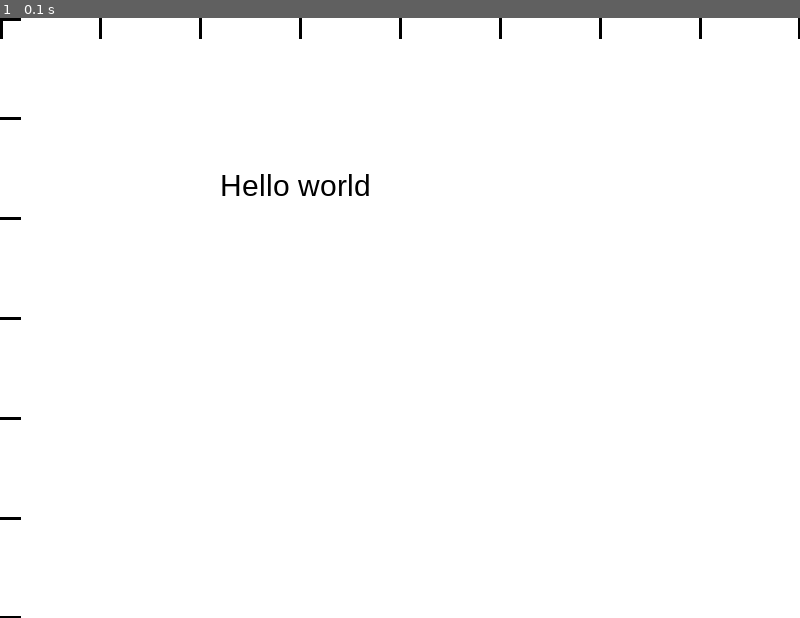
Above: before the commit, frame 1.
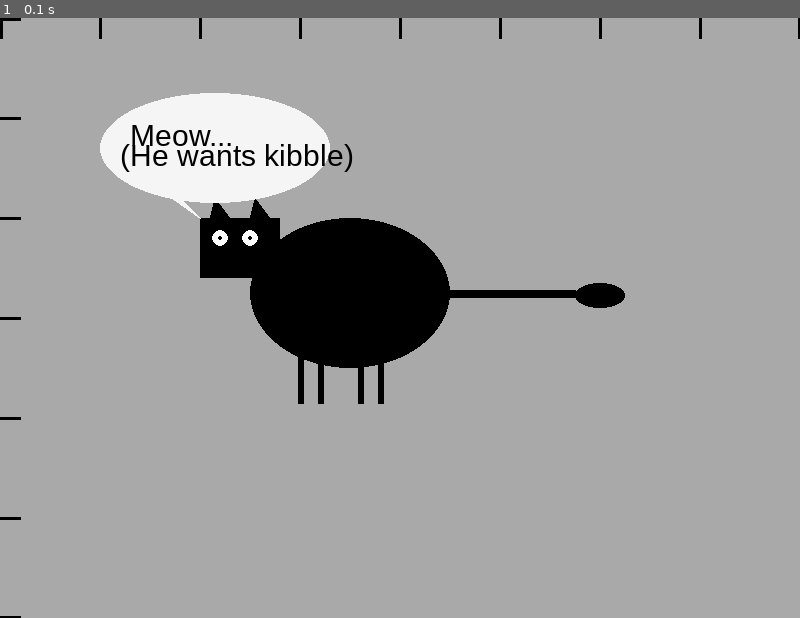
Above: after the commit, the same moment.

Repository: PhillipsJo860/pygame-background-scene
Game: pygame game, started from game.py
Two runs of this game, one before a commit and one after it. Both use one fixed random seed, a clock stepped at 60 frames per second and the inputs below.
Inputs:
- Up to frame 1 (0.1 s): no input

The runs differ from the first frame. In frame 1, 96% of the frame differs, in the area x 0-100%, y 0-100%.

Commit message:
made my cat

Diff:
--- a/game.py
+++ b/game.py
@@ -22,15 +22,22 @@
 def draw_line(screen, color, start_pos, end_pos, thickness):
     pygame.draw.line(screen, color, start_pos, end_pos, thickness)
 
-def draw_rect(screen, rect, color, thickness):
+def draw_rect(screen, rect, color, thickness=0):
     pygame.draw.rect(screen, color, rect, thickness)
 
-def draw_circle(screen, center, radius, color, thickness):
+def draw_circle(screen, center, radius, color, thickness=0):
     pygame.draw.circle(screen, color, center, radius, thickness)
 
 def draw_text(screen, text, font, text_col, x, y):
     img = font.render(text, True, text_col)
     screen.blit(img, (x, y))
+
+def draw_oval(screen, oval, color, thickness=0):
+    pygame.draw.ellipse(screen, color, oval, thickness)
+
+def draw_tri(screen, color, tri, width=0):
+    pygame.draw.polygon(screen, color, tri, width)
+
 
 
 
@@ -38,16 +45,40 @@
     screen = init_game()
     clock = pygame.time.Clock()
     running = True
-
     text_font = pygame.font.SysFont('Arial', 30)
+    body = [250, 200, 200, 150]
+    head = [200, 200, 80, 60]
+    ear1 = [[210, 200], [215, 180], [230, 200]]
+    ear2 = [[250, 200], [255, 180], [270, 200]]
+    tail_tuff = [575, 265, 50, 25]
+    bubble = [100, 75, 230, 110]
+    bubble_ar = [[165, 175], [175, 175], [200, 200]]
     while running:
         running = handle_events()
-        screen.fill(config.COLOR_WHITE)
+        screen.fill(config.COLOR_DARKGRAY)
 
-        draw_text(screen, 'Hello world', text_font, config.COLOR_BLACK, 220, 150)
 
         # Calling a grid (Comment this out after you are done coding)
         grid(screen)
+        # Thor, my cat:
+        draw_oval(screen, body, config.COLOR_BLACK)
+        draw_rect(screen, head, config.COLOR_BLACK)
+        draw_circle(screen, [220, 220], 8, config.COLOR_WHITE)
+        draw_circle(screen, [250, 220], 8, config.COLOR_WHITE)
+        draw_line(screen, config.COLOR_BLACK, [300, 325], [300, 385], 6)
+        draw_line(screen, config.COLOR_BLACK, [320, 325], [320, 385], 6)
+        draw_line(screen, config.COLOR_BLACK, [360, 325], [360, 385], 6)
+        draw_line(screen, config.COLOR_BLACK, [380, 325], [380, 385], 6)
+        draw_tri(screen, config.COLOR_BLACK, ear1)
+        draw_tri(screen, config.COLOR_BLACK, ear2)
+        draw_line(screen, config.COLOR_BLACK, [450, 275], [575, 275], 8)
+        draw_oval(screen, tail_tuff, config.COLOR_BLACK)
+        draw_circle(screen, [220, 220], 2, config.COLOR_BLACK)
+        draw_circle(screen, [250, 220], 2, config.COLOR_BLACK)
+        draw_oval(screen, bubble, config.COLOR_WHITESMOKE)
+        draw_text(screen, 'Meow...', text_font, config.COLOR_BLACK, 130, 100)
+        draw_text(screen, '(He wants kibble)', text_font, config.COLOR_BLACK, 120, 120)
+        draw_tri(screen, config.COLOR_WHITESMOKE, bubble_ar)
 
         pygame.display.flip()
 
